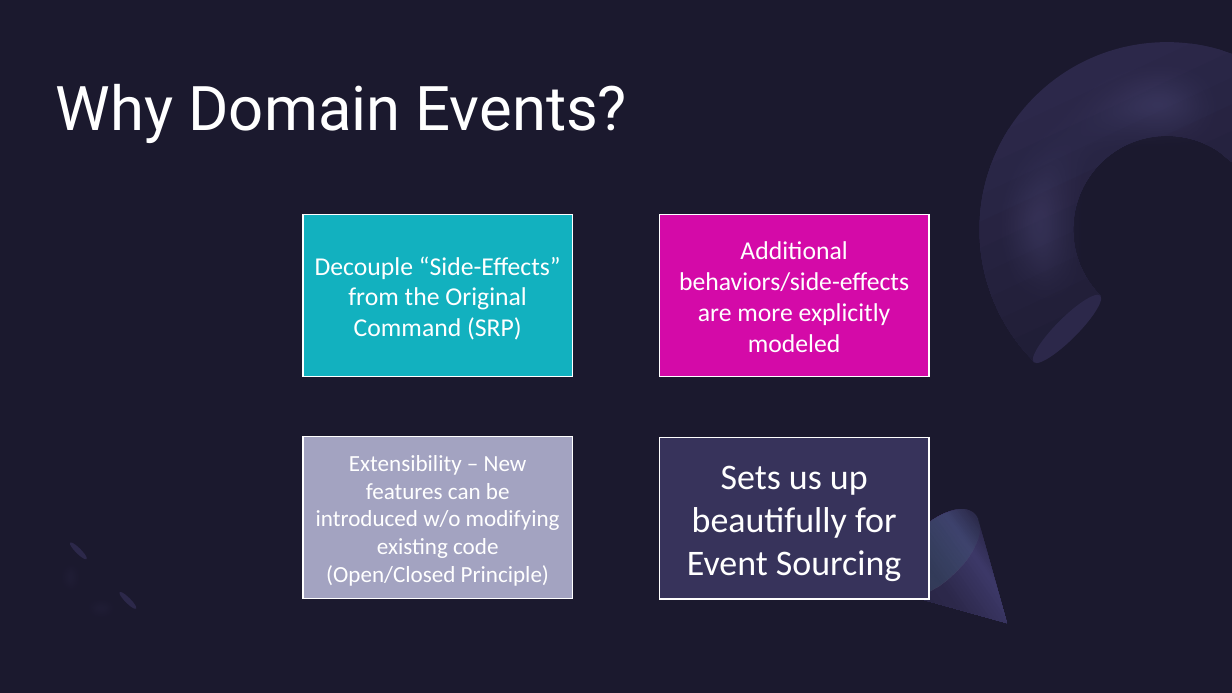
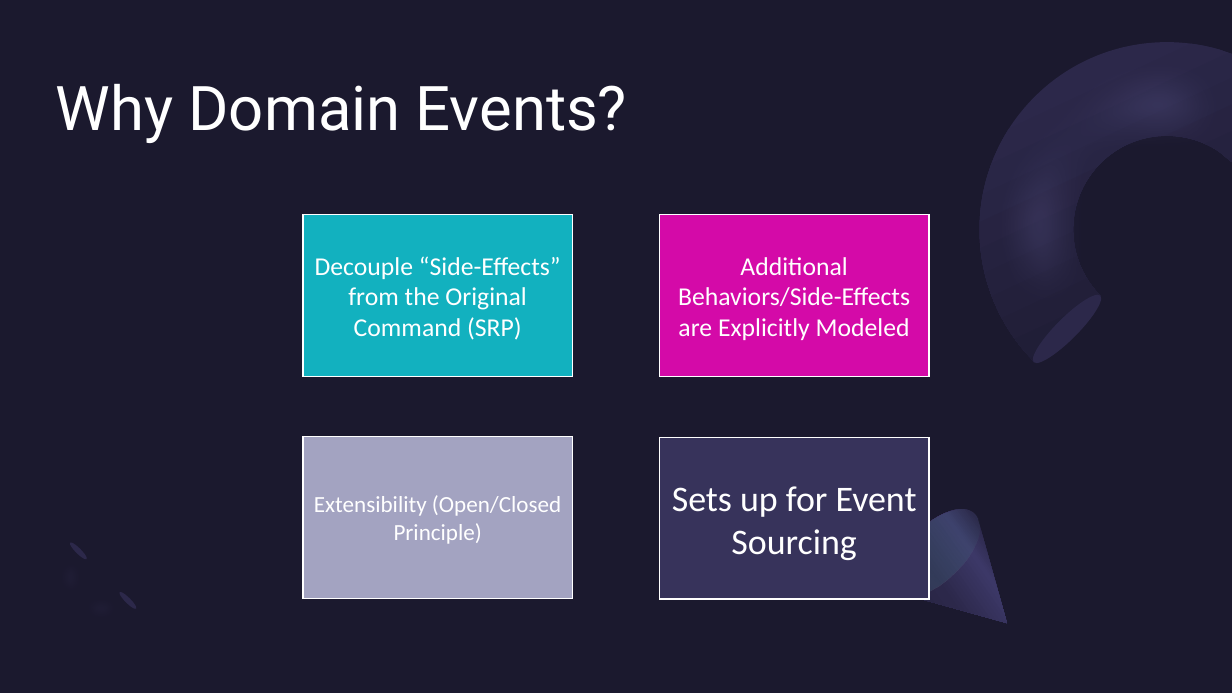
Before and after one commit to reyno120/event-sourcing-in-azure, a slide deck: slide 9 of DDD & Event Sourcing.pptx (slide 6 before the commit). Drawn at 1232x693 pixels with LibreOffice and Linux fonts; fonts in the diff are those of the drawing. Boxes give left, top, right and bottom in pixels: in the first picture for what was removed or moved away, otherwise in the second. Text is boxed around its words. In the diff, an @@ line names an element or a change of style, - is before the commit and + after.

```diff
--- a/DDD & Event Sourcing.pptx
+++ b/DDD & Event Sourcing.pptx
@@ text at <box>678,257,910,340</box>: text changed @@
-Additional behaviors/side-effects are more explicitly modeled
+Additional Behaviors/Side-Effects are Explicitly Modeled
@@ text at <box>314,495,561,544</box>: text changed @@
-Extensibility – New features can be introduced w/o modifying existing code (Open/Closed Principle)
+Extensibility (Open/Closed Principle)
@@ text at <box>672,486,917,560</box>: text changed @@
-Sets us up beautifully for Event Sourcing
+Sets up for Event Sourcing
```
Also in this commit, not shown: 7 other slides changed, 5 slides added, 3 slides removed, 6 other files.
